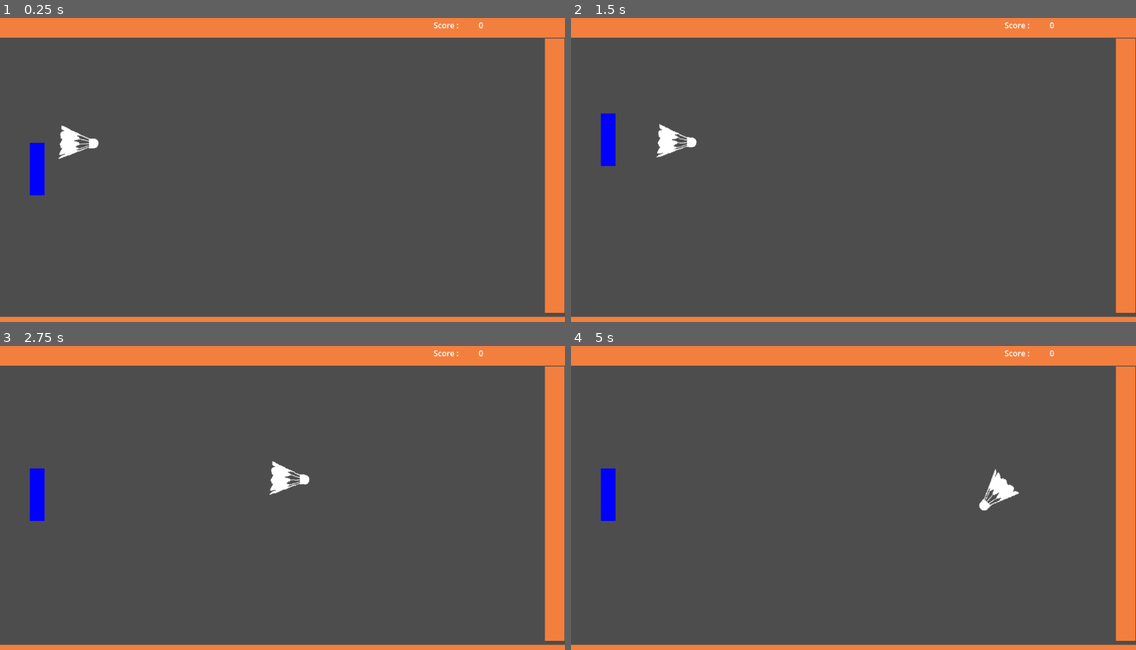
Above: before the commit, frames 1-4 (two rows, left to right).
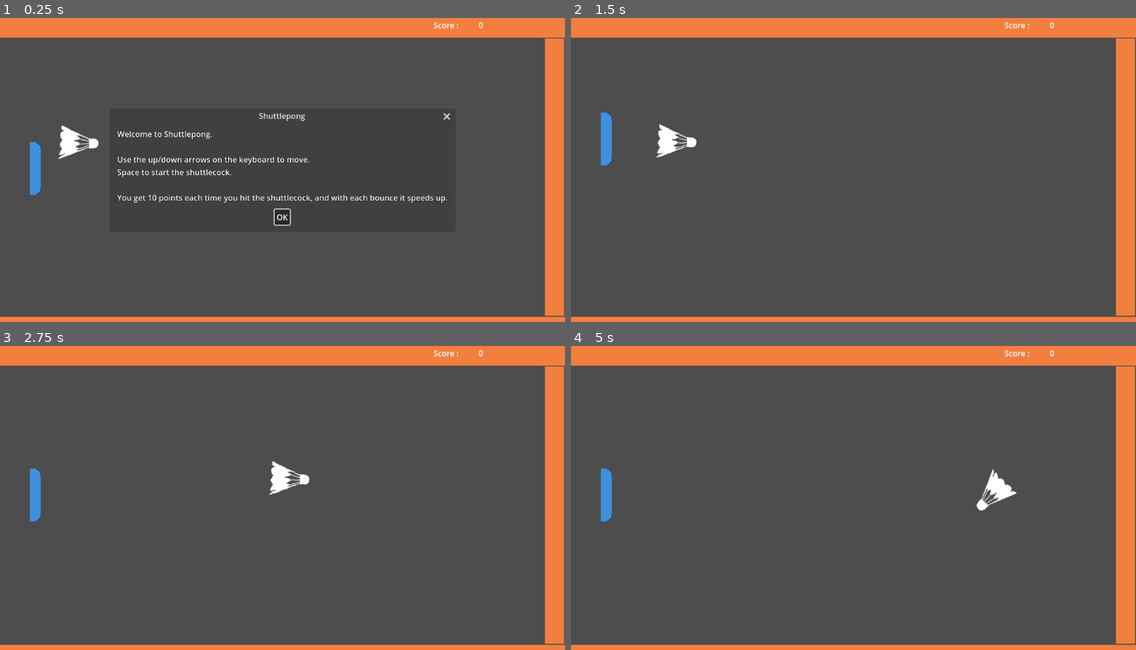
Above: after the commit, the same moments.

Repository: binghamkl/shuttlecock
Game: Godot game, scene res://shuttlecock.tscn
Same seed, same stepped clock (60 frames per second), same inputs: the game is played once before the commit and once after it.
Inputs (mouse positions are in pixels of both pictures, inside the frame that each line leads up to):
- Up to frame 1 (0.25 s): no input
- Up to frame 2 (1.5 s): click (853, 215) at 0.5 s, where only the run after the commit has a clickable "OK"; tap Enter at 1.25 s; hold Up (up) from 1.28 s (still down); hold Space (start) from 1.28 s (still down)
- Up to frame 3 (2.75 s): release Up (up) at 2.03 s; release Space (start) at 2.03 s; hold Down (down) from 2.03 s (still down); tap Space (start) at 2.1 s
- Up to frame 4 (5 s): release Down (down) at 2.78 s; hold Space (start) 2.78-3.53 s; hold Up (up) 2.78-4.28 s; tap Space (start) at 3.6 s; hold Down (down) from 4.28 s (still down); hold Space (start) from 4.28 s (still down)

The runs differ from the first frame. In frame 1, 2.2% of the frame differs, in the area x 5-100%, y 6-98%; in frame 2, 0.7%; in frame 3, 0.7%; in frame 4, 1.0%.

Commit message:
added rudimentary directions

Diff:
--- a/project/Shuttlecock.gd
+++ b/project/Shuttlecock.gd
@@ -38,7 +38,7 @@
 		var collide = move_and_collide(velocity * delta)
 		if collide:
 
-			velocity = velocity.bounce(collide.get_normal()) + Vector2(float((randi() % 100)) / 10 - 5.0, float(randi() % 100) / 10 - 5.0)
+			velocity = velocity.bounce(collide.get_normal()) + Vector2(float((randi() % 100)) / 20 - 10.0, float(randi() % 100) / 10 - 5.0)
 			speed = speed + 10
 			if velocity.x == 0:
 				velocity.y = speed
--- a/project/main.gd
+++ b/project/main.gd
@@ -1,7 +1,15 @@
 extends Node2D
 
 var score : int = 0
+var instruction_message = "Congrats you scored {score}
 
+Use the up/down arrows on the keyboard to move.
+Space to start the shuttlecock.
+
+You get 10 points each time you hit the shuttlecock, and with each bounce it speeds up."
+
+func _ready():
+	$"Directions and Score".popup()
 
 func _process(delta):
 	if !$Shuttlecock.running:
@@ -9,8 +17,12 @@
 
 
 func _on_area_2d_body_entered(body):
+	var lastScore = score
+	$"Directions and Score".popup()
+	$"Directions and Score/Directions".text = instruction_message.format({"score":lastScore})
 	$Shuttlecock.start()
-
+	score = 0
+	$"Score Label/ScoreValue".text = str(score)
 
 func _on_shuttlecock_score():
 	score += 10
--- a/project/shuttlecock.tscn
+++ b/project/shuttlecock.tscn
@@ -1,9 +1,10 @@
-[gd_scene load_steps=10 format=3 uid="uid://ol3fy5wrdj7k"]
+[gd_scene load_steps=12 format=3 uid="uid://ol3fy5wrdj7k"]
 
 [ext_resource type="Texture2D" uid="uid://crpqg4fvwqnmc" path="res://Images/shuttlecock.png" id="1_ih47p"]
 [ext_resource type="Script" path="res://main.gd" id="1_pbe4o"]
 [ext_resource type="Script" path="res://Shuttlecock.gd" id="1_r2444"]
 [ext_resource type="Script" path="res://PlayerBat.gd" id="3_xxkw2"]
+[ext_resource type="Texture2D" uid="uid://dmmlxc00rkr54" path="res://Images/playerbat.png" id="5_fw7bk"]
 
 [sub_resource type="PhysicsMaterial" id="PhysicsMaterial_n77np"]
 rough = true
@@ -19,6 +20,10 @@
 
 [sub_resource type="RectangleShape2D" id="RectangleShape2D_0j56d"]
 size = Vector2(20, 122.067)
+
+[sub_resource type="LabelSettings" id="LabelSettings_swpr5"]
+outline_size = 2
+outline_color = Color(0, 0, 0, 1)
 
 [node name="main" type="Node2D"]
 script = ExtResource("1_pbe4o")
@@ -81,7 +86,7 @@
 
 [node name="RightWall" type="StaticBody2D" parent="Walls"]
 position = Vector2(535, -282)
-scale = Vector2(1, 14)
+scale = Vector2(0.982, 14.15)
 physics_material_override = SubResource("PhysicsMaterial_4teu5")
 
 [node name="ColorRect" type="ColorRect" parent="Walls/RightWall"]
@@ -101,16 +106,15 @@
 scale = Vector2(0.760001, 2.68)
 script = ExtResource("3_xxkw2")
 
-[node name="ColorRect" type="ColorRect" parent="PlayerBat"]
-offset_right = 40.0
-offset_bottom = 40.0
-color = Color(0, 0, 1, 1)
+[node name="PlayerCollisionShape" type="CollisionPolygon2D" parent="PlayerBat"]
+position = Vector2(13, 20.3358)
+polygon = PackedVector2Array(12, -20.3358, 17.2631, -15.4851, 17.2631, -9.51491, 17.2631, -4.66416, 17.2631, 0.932856, 17.2631, 6.15674, 17.2631, 10.2612, 15.9473, 13.9926, 15.9473, 16.9776, 12, 18.097, 5.42108, 19.2164, -13, 19.2164, -15.6315, -21.0821)
 metadata/_edit_lock_ = true
 
-[node name="PlayerCollisionShape" type="CollisionPolygon2D" parent="PlayerBat"]
-position = Vector2(13, 20.3358)
-polygon = PackedVector2Array(19.8947, -19.5896, 25.1578, -12.5, 25.1578, -8.76865, 25.1578, -3.17164, 25.1578, -0.559699, 25.1578, 3.91791, 25.1578, 8.39553, 21.2105, 13.6194, 15.9473, 19.2164, -11.6842, 19.2164, -15.6315, -20.3358)
-metadata/_edit_lock_ = true
+[node name="Sprite2D" type="Sprite2D" parent="PlayerBat"]
+position = Vector2(14.4737, 19.403)
+scale = Vector2(1, 0.4)
+texture = ExtResource("5_fw7bk")
 
 [node name="Area2D" type="Area2D" parent="."]
 position = Vector2(-892, -54)
@@ -136,5 +140,26 @@
 text = "0	"
 horizontal_alignment = 2
 
+[node name="Directions and Score" type="AcceptDialog" parent="."]
+title = "Shuttlepong"
+initial_position = 1
+size = Vector2i(690, 213)
+visible = true
+always_on_top = true
+transparent = true
+
+[node name="Directions" type="Label" parent="Directions and Score"]
+offset_left = 8.0
+offset_top = 8.0
+offset_right = 682.0
+offset_bottom = 164.0
+text = "Welcome to Shuttlepong.
+
+Use the up/down arrows on the keyboard to move.
+Space to start the shuttlecock.
+
+You get 10 points each time you hit the shuttlecock, and with each bounce it speeds up."
+label_settings = SubResource("LabelSettings_swpr5")
+
 [connection signal="score" from="Shuttlecock" to="." method="_on_shuttlecock_score"]
 [connection signal="body_entered" from="Area2D" to="." method="_on_area_2d_body_entered"]
Binary file added: project/Images/playerbat.png
Not shown, added: project/Images/playerbat.png.import
